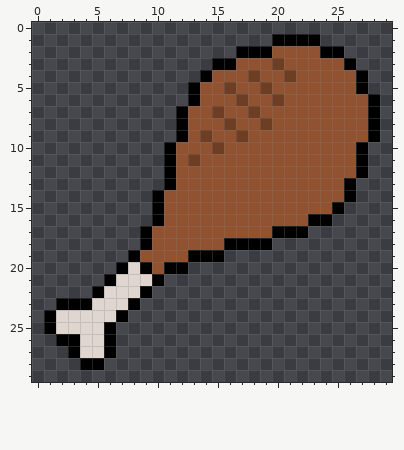
Two versions of one pixel-art file, WIP/Drumstick.aseprite. This is how it looked before the edit.
30x30 pixels, 1 frame. Colours within 5 levels of each other are drawn and written as one.
After the commit:
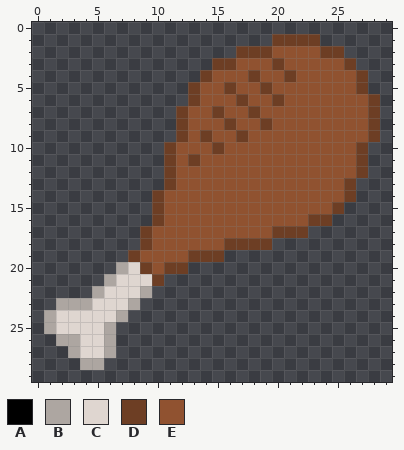
Palette (. is transparent): A #000000  B #ada6a1  C #dfd6d0  D #6d3e24  E #905230
The exact change:
Colour A gives way to colour B in row 20 at x 7; in row 21 at x 6; in row 22 at x 5 and 9; in row 23 at x 2 to 4 and 8; in row 24 at x 1 and 7; in row 25 at x 1 and 6.
Colour A gives way to colour B in row 26 at x 2 to 3 and 6; in row 27 at x 3 and 6; in row 28 at x 4 to 5.
Colour A gives way to colour D in row 1 at x 20 to 23; in row 2 at x 17 to 19 and 24 to 25; in row 3 at x 15 to 16 and 26; in row 4 at x 14 and 27; in row 5 at x 13 and 27; in row 6 at x 13 and 28.
Colour A gives way to colour D in rows 7 to 9 at x 12 and 28; in rows 10 to 12 at x 11 and 27; in row 13 at x 11 and 26; in row 14 at x 10 and 26; in row 15 at x 10 and 25; in row 16 at x 10 and 23 to 24.
Colour A gives way to colour D in row 17 at x 9 and 20 to 22; in row 18 at x 9 and 16 to 19; in row 19 at x 8 and 13 to 15; in row 20 at x 9 and 11 to 12; in row 21 at x 10.
Where, in picture pixels (left, top, right, bottom), the same in both pictures:
changed: (44, 34, 380, 370)
